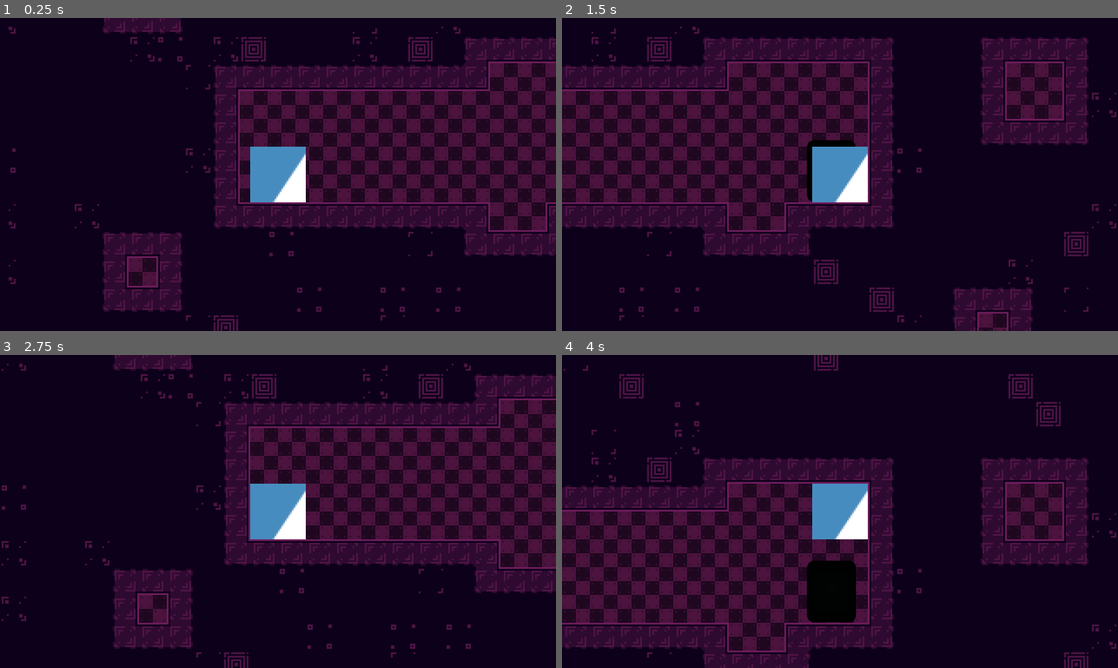
Above: before the commit, frames 1-4 (two rows, left to right).
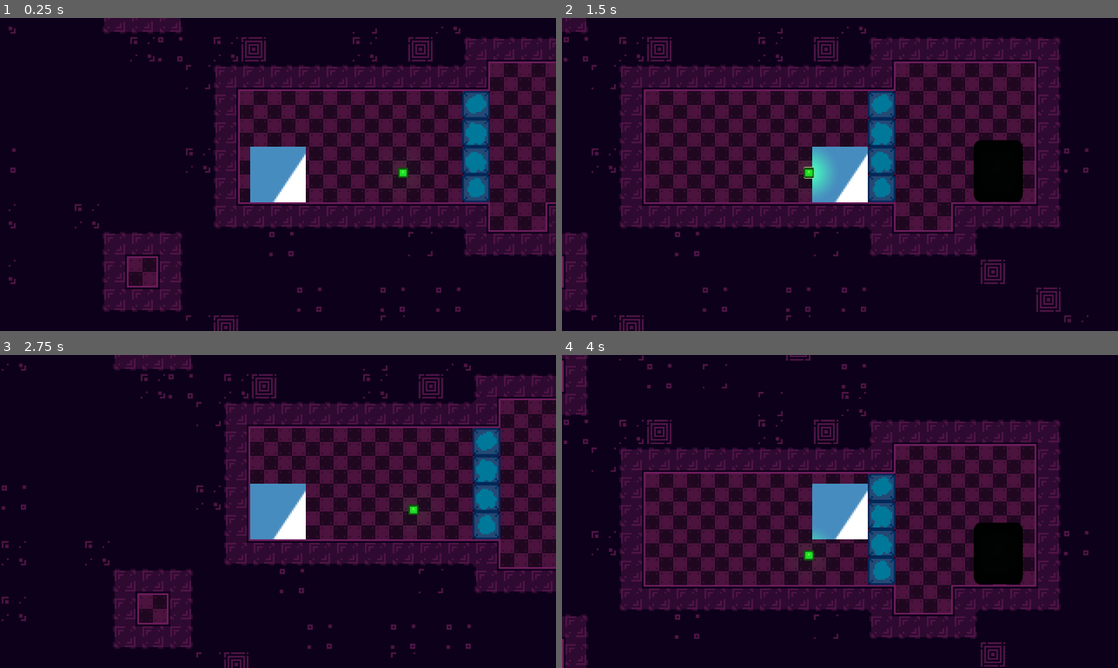
Above: after the commit, the same moments.

Repository: Renan-G-projec/Termformer
Game: Godot game, scene res://scenes/level1.tscn
Two runs of this game, one before a commit and one after it. Both use one fixed random seed, a clock stepped at 60 frames per second and the inputs below. The engine's default icon, where the game draws it, is replaced by a stand-in: a white triangle on a blue panel in a dark square.
Inputs (mouse positions are in pixels of both pictures, inside the frame that each line leads up to):
- Up to frame 1 (0.25 s): no input
- Up to frame 2 (1.5 s): tap Enter at 0.5 s; move the mouse to (962, 158) at 0.52 s; hold Right (go_right) from 0.53 s (still down); tap E (interact) at 0.6 s; click (962, 158) at 0.67 s; tap Space (jump) at 0.77 s; move the mouse to (728, 190) at 1.27 s; tap Alt at 1.35 s
- Up to frame 3 (2.75 s): tap Space (jump) at 1.52 s; move the mouse to (333, 442) at 2.02 s; release Right (go_right) at 2.03 s; hold Left (go_left) from 2.03 s (still down); tap Shift at 2.1 s
- Up to frame 4 (4 s): move the mouse to (812, 574) at 2.77 s; release Left (go_left) at 2.78 s; hold Right (go_right) from 2.78 s (still down); tap E (interact) at 2.85 s; click (812, 574) at 2.92 s; tap Space (jump) at 3.02, 3.77 s; move the mouse to (1006, 558) at 3.52 s; tap Alt at 3.6 s

The runs differ from the first frame. In frame 1, 1.8% of the frame differs, in the area x 71-89%, y 23-59%; in frame 2, 30%; in frame 3, 1.8%; in frame 4, 43%, in the area x 0-100%, y 0-100%.

Commit message:
feat: Added help command. AMDG

Diff:
--- a/scenes/level1.tscn
+++ b/scenes/level1.tscn
@@ -1,9 +1,11 @@
 [gd_scene format=4 uid="uid://8yvkvp8g8x2"]
 
 [ext_resource type="PackedScene" uid="uid://dndf1cipa12op" path="res://scenes/terminal_ui.tscn" id="2_m7ahb"]
+[ext_resource type="PackedScene" uid="uid://vdpv1u8jcbrf" path="res://scenes/toggle_tiles.tscn" id="2_ru4tf"]
 [ext_resource type="TileSet" uid="uid://bqmqw2t4j8q16" path="res://tilesets/lab_tileset.tres" id="3_m7ahb"]
 [ext_resource type="PackedScene" uid="uid://bqjpqbdcyk853" path="res://scenes/player.tscn" id="4_dwgg1"]
 [ext_resource type="PackedScene" uid="uid://d2kahpw7oovys" path="res://scenes/door.tscn" id="5_ru4tf"]
+[ext_resource type="PackedScene" uid="uid://tss8vcydwxiv" path="res://scenes/terminal.tscn" id="6_ejswk"]
 
 [node name="Level1" type="Node2D" unique_id=962637385]
 
@@ -16,6 +18,9 @@
 tile_map_data = PackedByteArray("AAATAA4AAAACAAIAAAATAA0AAAACAAIAAAATAAwAAAACAAIAAAATAAsAAAACAAIAAAATAAoAAAACAAIAAAATAA …(21616 unchanged characters)…
 tile_set = ExtResource("3_m7ahb")
 
+[node name="ToggleTiles" parent="." unique_id=1826566946 instance=ExtResource("2_ru4tf")]
+tile_map_data = PackedByteArray("AAALAAQAAAAKAAgAAAALAAUAAAAMAAcAAAALAAYAAAAKAAcAAAALAAcAAAAJAAcAAAA=")
+
 [node name="Door" parent="." unique_id=414273485 instance=ExtResource("5_ru4tf")]
 position = Vector2(251, 110)
 scale = Vector2(0.43971175, 0.5265836)
@@ -25,3 +30,8 @@
 
 [node name="TerminalUI" parent="." unique_id=753106432 instance=ExtResource("2_m7ahb")]
 visible = false
+
+[node name="Terminal" parent="." unique_id=603882239 node_paths=PackedStringArray("connected_nodes") instance=ExtResource("6_ejswk")]
+position = Vector2(142, 111)
+scale = Vector2(0.046875, 0.046875)
+connected_nodes = [NodePath("../ToggleTiles")]
--- a/scenes/terminal_ui.tscn
+++ b/scenes/terminal_ui.tscn
@@ -81,7 +81,9 @@
 layout_mode = 2
 size_flags_vertical = 2
 theme_override_fonts/normal_font = ExtResource("3_e2ku2")
+theme_override_fonts/italics_font = ExtResource("3_e2ku2")
 theme_override_font_sizes/normal_font_size = 6
+theme_override_font_sizes/italics_font_size = 6
 bbcode_enabled = true
 text = "[color=lime]TERMINAL - FORMER[/color]
 Welcome to Termformer. Type 'help' to see a list of available commands.
--- a/scripts/terminal_manager.gd
+++ b/scripts/terminal_manager.gd
@@ -32,7 +32,7 @@
 				if (node.has_method("toggle_disable")):
 					request_print_line.emit("NOD_DIS%d" % node_index)
 			return
-		"toggledisable":
+		"td":
 			if command.size() < 2:
 				request_print_line.emit("[color=red]Error:[/color] No argument was provided.")
 				return
@@ -52,3 +52,12 @@
 			if nodes[target].has_method("toggle_disable"):
 				nodes[target].toggle_disable()
 			return
+		"help":
+			_print_help()
+			return
+
+func _print_help() -> void:
+	request_print_line.emit("Termformer v0.0.1 alpha")
+	request_print_line.emit("Available commands:")
+	request_print_line.emit("ls - List connected devices")
+	request_print_line.emit("td <device_id: int> - toggle the activity of a connected device")
--- a/scripts/toggle_tiles.gd
+++ b/scripts/toggle_tiles.gd
@@ -3,10 +3,7 @@
 extends TileMapLayer
 
 var _active: bool = true
-@export var color_when_disabled: float = 0.6
-
-func _ready() -> void:
-	toggle_disable()
+@export var color_when_disabled: float = 0.4
 
 func toggle_disable() -> void:
 	if _active: _deactivate()
